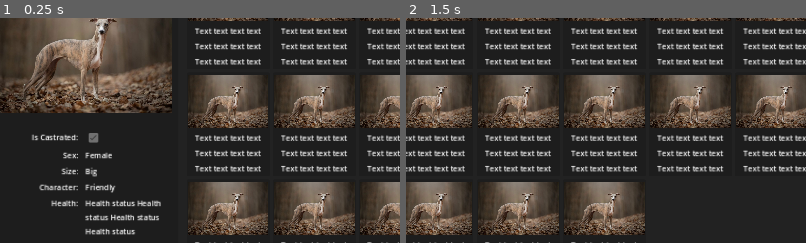
Above: before the commit, frames 1-2 (left to right).
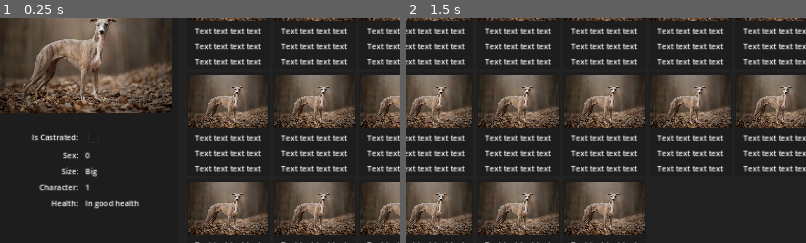
Above: after the commit, the same moments.

Repository: zMenta/GoSilas
Game: Godot game, scene res://scenes/main.tscn
The game is run twice, just before and just after one commit, with the same random seed, the same clock (stepped at 60 frames per second) and the same inputs.
Inputs:
- Up to frame 1 (0.25 s): no input
- Up to frame 2 (1.5 s): click "File" at 0.5 s; click "Show Card" at 1.25 s
The pictures show only the part of the screen within x 2-52%, y 18-68%; the shares and areas given below are measured in that part.

The runs differ from the first frame. In frame 1, 1.4% of the frame differs, in the area x 21-41%, y 51-97%; in frame 2, nothing differs.

Commit message:
card details populate resource data on card

Diff:
--- a/scenes/card_details.tscn
+++ b/scenes/card_details.tscn
@@ -13,6 +13,7 @@
 size_flags_vertical = 3
 script = ExtResource("1_a2k7q")
 data = ExtResource("2_fto7c")
+metadata/_edit_vertical_guides_ = [98.0]
 
 [node name="MarginContainer" type="MarginContainer" parent="."]
 layout_mode = 2
@@ -55,6 +56,7 @@
 layout_mode = 2
 
 [node name="IsCastratedLabel" type="Label" parent="MarginContainer/VBoxContainer/GridContainer"]
+unique_name_in_owner = true
 layout_mode = 2
 size_flags_horizontal = 3
 theme_override_font_sizes/font_size = 11
@@ -63,12 +65,14 @@
 clip_text = true
 
 [node name="IsCastratedCheckBox" type="CheckBox" parent="MarginContainer/VBoxContainer/GridContainer"]
+unique_name_in_owner = true
 layout_mode = 2
 size_flags_horizontal = 2
 disabled = true
 button_pressed = true
 
 [node name="SexLabel" type="Label" parent="MarginContainer/VBoxContainer/GridContainer"]
+unique_name_in_owner = true
 layout_mode = 2
 size_flags_horizontal = 3
 size_flags_vertical = 0
@@ -78,13 +82,15 @@
 clip_text = true
 
 [node name="SexValue" type="Label" parent="MarginContainer/VBoxContainer/GridContainer"]
+unique_name_in_owner = true
 layout_mode = 2
 size_flags_vertical = 0
 theme_override_font_sizes/font_size = 11
 text = "Female"
 clip_text = true
 
-[node name="SizeLabe" type="Label" parent="MarginContainer/VBoxContainer/GridContainer"]
+[node name="SizeLabel" type="Label" parent="MarginContainer/VBoxContainer/GridContainer"]
+unique_name_in_owner = true
 layout_mode = 2
 size_flags_horizontal = 3
 size_flags_vertical = 0
@@ -94,6 +100,7 @@
 clip_text = true
 
 [node name="SizeValue" type="Label" parent="MarginContainer/VBoxContainer/GridContainer"]
+unique_name_in_owner = true
 layout_mode = 2
 size_flags_horizontal = 11
 size_flags_vertical = 0
@@ -102,6 +109,7 @@
 clip_text = true
 
 [node name="CharacterLabel" type="Label" parent="MarginContainer/VBoxContainer/GridContainer"]
+unique_name_in_owner = true
 layout_mode = 2
 size_flags_horizontal = 3
 size_flags_vertical = 0
@@ -111,6 +119,7 @@
 clip_text = true
 
 [node name="CharacterValue" type="Label" parent="MarginContainer/VBoxContainer/GridContainer"]
+unique_name_in_owner = true
 layout_mode = 2
 size_flags_horizontal = 11
 size_flags_vertical = 0
@@ -119,6 +128,7 @@
 clip_text = true
 
 [node name="HealthLabel" type="Label" parent="MarginContainer/VBoxContainer/GridContainer"]
+unique_name_in_owner = true
 layout_mode = 2
 size_flags_horizontal = 3
 size_flags_vertical = 0
@@ -128,6 +138,7 @@
 clip_text = true
 
 [node name="HealthValue" type="Label" parent="MarginContainer/VBoxContainer/GridContainer"]
+unique_name_in_owner = true
 custom_minimum_size = Vector2(30, 30)
 layout_mode = 2
 size_flags_horizontal = 11
--- a/scripts/card_details.gd
+++ b/scripts/card_details.gd
@@ -1,7 +1,30 @@
 extends PanelContainer
 
 signal closed_button_pressed
-@export var data: Resource
+
+@onready var is_castrated_label: Label = %IsCastratedLabel
+@onready var is_castrated_checkbox: CheckBox = %IsCastratedCheckBox
+@onready var sex_label: Label = %SexLabel
+@onready var sex_value: Label = %SexValue
+@onready var size_label: Label = %SizeLabel
+@onready var size_value: Label = %SizeValue
+@onready var character_label: Label = %CharacterLabel
+@onready var character_value: Label = %CharacterValue
+@onready var health_label: Label = %HealthLabel
+@onready var health_value: Label = %HealthValue
+
+@export var data: Animal :
+	set(new_data):
+		data = new_data
+		if data != null:
+			_set_values.call_deferred()
+
+func _set_values() -> void:
+	is_castrated_checkbox.button_pressed = data.is_castrated
+	sex_value.text = str(data.Sex)
+	character_value.text = str(data.Character)
+	health_value.text = data.health_state
+
 
 func _on_close_button_pressed() -> void:
 	closed_button_pressed.emit()
--- a/scripts/main.gd
+++ b/scripts/main.gd
@@ -21,3 +21,13 @@
 		main_split_container.dragger_visibility = main_split_container.DraggerVisibility.DRAGGER_VISIBLE
 	else:
 		main_split_container.dragger_visibility = main_split_container.DraggerVisibility.DRAGGER_HIDDEN_COLLAPSED
+
+# func _ready() -> void:
+# 	Storage.data = SaveFile.new()
+# 	for i in range(200000):
+# 		var adop = Adopter.new()
+# 		var animal = Animal.new()
+# 		animal.is_castrated = false
+# 		animal.Sex = 2
+# 		animal.adopter = adop
+# 		Storage.data.animals.append(animal)
--- a/test_data/animal1.tres
+++ b/test_data/animal1.tres
@@ -6,8 +6,8 @@
 [resource]
 script = ExtResource("1_qkm4l")
 image = ExtResource("1_dcxuy")
-is_castrated = true
-Sex = 1
+is_castrated = false
+Sex = 0
 Size = 2
 Character = 1
 health_state = "In good health"
